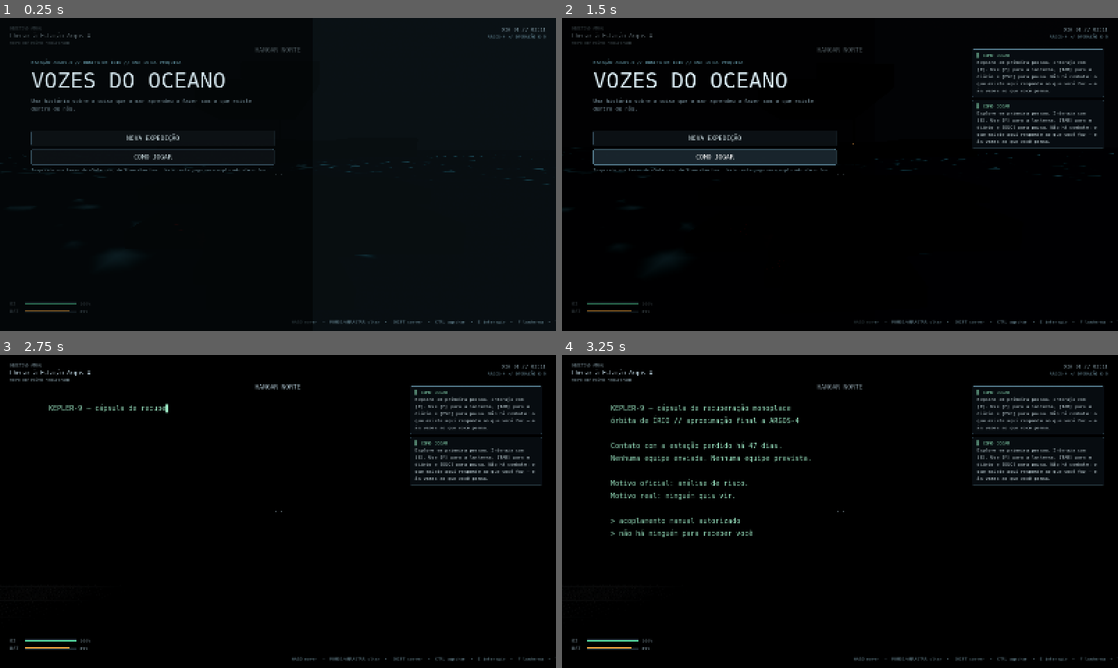
Above: before the commit, frames 1-4 (two rows, left to right).
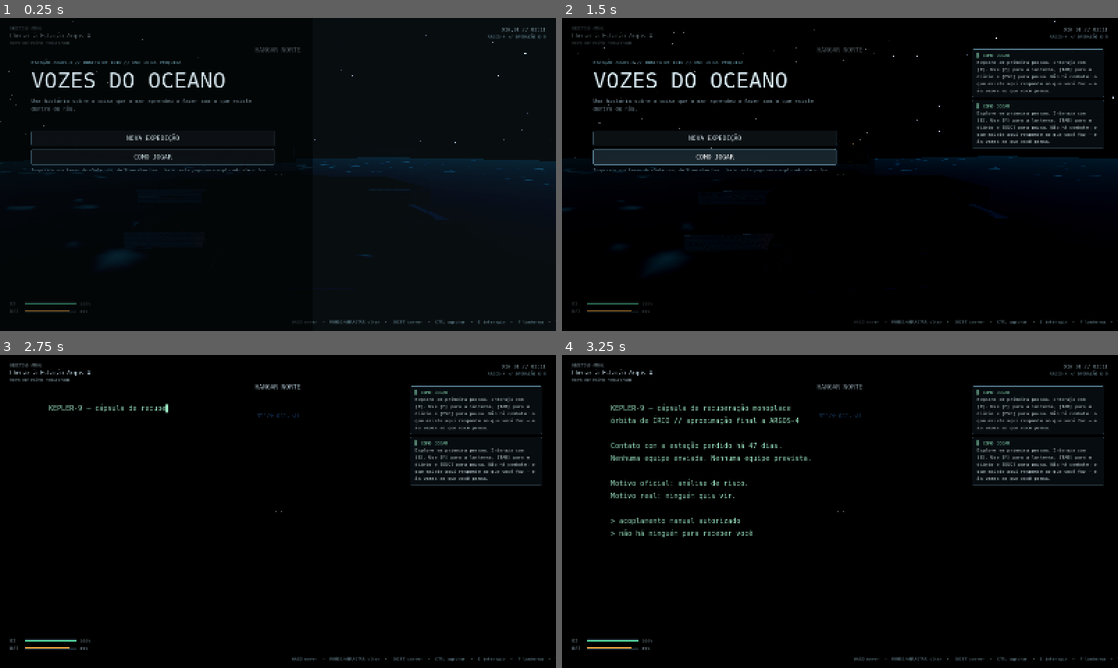
Above: after the commit, the same moments.

Repository: jvitorsi-dev/vozes-do-oceano
Game: Godot game, scene res://scenes/main.tscn
Same seed, same stepped clock (60 frames per second), same inputs: the game is played once before the commit and once after it.
Inputs (mouse positions are in pixels of both pictures, inside the frame that each line leads up to):
- Up to frame 1 (0.25 s): no input
- Up to frame 2 (1.5 s): click "COMO JOGAR" at 0.5 s; click "COMO JOGAR" at 1.25 s
- Up to frame 3 (2.75 s): click "NOVA EXPEDIÇÃO" at 2 s
- Up to frame 4 (3.25 s): tap Enter at 2.75 s; move the mouse to (962, 495) at 2.77 s; hold D (move_right) from 2.78 s (still down); hold Ctrl (crouch) from 2.78 s (still down); click (962, 495) at 2.92 s

The runs differ from the first frame. In frame 1, 1.3% of the frame differs, in the area x 0-100%, y 0-65%; in frame 2, 1.5%, in the area x 2-100%, y 0-70%; in frame 3, less than 0.1%; in frame 4, less than 0.1%.
Error before the commit: Invalid assignment of property or key 'glow_levels_1' with value of type 'float' on a base object of type 'Environment'. (res://scripts/main.gd:176)

Commit message:
Rodada 3: olhar por arrasto (funciona sem captura, inclusive no navegador), F1 recaptura, F3 diagnóstico na tela; texturas albedo+normal+ORM com triplanar e materiais por setor (cabines/depósito/refeitório/hangar/engenharia); SSAO/SSIL/SSR/neblina volumétrica; build web em preview/ para teste no navegador

Diff:
--- a/scripts/lib/materials.gd
+++ b/scripts/lib/materials.gd
@@ -477,6 +477,52 @@
 				"stain": Color(0.45, 0.42, 0.36),
 			}
 			_apply(m, cfg13, 1.0, false)
+		"wall_blue":
+			# cabines da tripulação: pintura azul institucional, gasta nos cantos
+			var cb := {
+				"pattern": "panel", "size": SIZE, "step": 112, "thick": 4, "rivets": false,
+				"base": Color(0.205, 0.250, 0.330), "seed": 83, "rough": 0.74, "metal": 0.12,
+				"grime": 0.30, "wear": 0.14, "bump": 1.4,
+				"stain": Color(0.09, 0.11, 0.15),
+			}
+			_apply(m, cb, 2.2, true)
+		"wall_rust":
+			# depósito: chapa muito castigada, ferrugem velha escorrida
+			var cr := {
+				"pattern": "rust", "rust_amount": 0.62, "size": SIZE,
+				"base": Color(0.275, 0.250, 0.215), "seed": 89, "rough": 0.88, "metal": 0.35,
+				"grime": 0.34, "wear": 0.10, "bump": 1.7,
+				"rust_color": Color(0.32, 0.155, 0.065),
+				"stain": Color(0.10, 0.085, 0.065),
+			}
+			_apply(m, cr, 1.8, true)
+		"tile_wall":
+			# refeitório / enfermaria: azulejo esmaltado, encardido nas juntas
+			var ct := {
+				"pattern": "tile", "size": SIZE, "step": 64,
+				"base": Color(0.720, 0.740, 0.715), "seed": 97, "rough": 0.30, "metal": 0.02,
+				"grime": 0.34, "wear": 0.08, "bump": 1.5,
+				"stain": Color(0.40, 0.40, 0.36),
+			}
+			_apply(m, ct, 1.6, true)
+		"floor_plate":
+			# piso de chapa estampada do hangar e da engenharia
+			var cp := {
+				"pattern": "panel", "size": SIZE, "step": 40, "thick": 5, "rivets": true,
+				"base": Color(0.205, 0.215, 0.225), "seed": 101, "rough": 0.46, "metal": 0.62,
+				"grime": 0.30, "wear": 0.16, "bump": 2.0,
+				"stain": Color(0.075, 0.08, 0.085),
+			}
+			_apply(m, cp, 1.4, true)
+		"panel_green":
+			# armários e consoles: verde-oliva militar
+			var cg := {
+				"pattern": "panel", "size": SIZE, "step": 96, "thick": 3, "rivets": true,
+				"base": Color(0.225, 0.255, 0.205), "seed": 103, "rough": 0.70, "metal": 0.18,
+				"grime": 0.28, "wear": 0.14, "bump": 1.5,
+				"stain": Color(0.10, 0.12, 0.09),
+			}
+			_apply(m, cg, 1.6, true)
 		"paint_red":
 			_flat_painted(m, Color(0.42, 0.10, 0.08), 77)
 		"paint_blue":
--- a/scripts/main.gd
+++ b/scripts/main.gd
@@ -173,9 +173,9 @@
 	e.volumetric_fog_length = 64.0
 	e.volumetric_fog_ambient_inject = 0.4
 	# brilho mais fotográfico
-	e.glow_levels_1 = 0.4
-	e.glow_levels_3 = 0.6
-	e.glow_levels_5 = 0.7
+	e.set_glow_level(1, 0.4)
+	e.set_glow_level(3, 0.6)
+	e.set_glow_level(5, 0.7)
 	e.glow_map_strength = 0.45
 	we.environment = e
 	add_child(we)
--- a/scripts/world/station.gd
+++ b/scripts/world/station.gd
@@ -167,7 +167,7 @@
 	# ---- DEPÓSITO / OFICINA (oeste)
 	_mk(root, "Deposito", -40.0, -10.0, -18.0, 10.0, D1, 3.4, {
 		"name": "Deposito",
-		"wall": Mats.get_mat("wall_dark"),
+		"wall": Mats.get_mat("wall_rust"),
 		"skip_walls": ["e"],
 		"pipes": true,
 		"lamps": _lamp_row(false, -8.0, 8.0, -30.0, 3, true),
@@ -193,7 +193,8 @@
 	# ---- CABINES (leste)
 	_mk(root, "Cabines", 18.0, -12.0, 38.0, 12.0, D1, 3.4, {
 		"name": "Cabines",
-		"wall": Mats.get_mat("wall"),
+		"wall": Mats.get_mat("wall_blue"),
+		"floor": Mats.get_mat("floor_plate"),
 		"skip_walls": ["w"],
 		"lamps": _lamp_row(false, -10.0, 10.0, 28.0, 3, true),
 	}, "cabines", "CABINES DA TRIPULAÇÃO")
@@ -217,7 +218,7 @@
 	# ---- REFEITÓRIO (sul) com a janela sul
 	_mk(root, "Refeitorio", -12.0, 18.0, 12.0, 40.0, D1, 4.2, {
 		"name": "Refeitorio",
-		"wall": Mats.get_mat("wall"),
+		"wall": Mats.get_mat("tile_wall"),
 		"skip_walls": ["n"],
 		"windows": [{"side": "s", "at": 0.0, "w": 15.0, "h": 3.1, "base": 0.7, "type": "big"}],
 		"lamps": _lamp_row(true, -10.0, 10.0, 30.0, 3, true),
@@ -323,6 +324,7 @@
 	_mk(root, "Laboratorios", -14.0, -38.0, 14.0, -18.0, D2, 3.6, {
 		"name": "Laboratorios",
 		"wall": Mats.get_mat("wall"),
+		"floor": Mats.get_mat("floor_plate"),
 		"skip_walls": ["s"],
 		"lamps": _lamp_row(true, -12.0, 12.0, -28.0, 3, false, 0.25),
 	}, "lab", "LABORATÓRIOS DE XENOBIOLOGIA")
@@ -340,6 +342,7 @@
 	_mk(root, "Engenharia", 18.0, -12.0, 38.0, 12.0, D2, 4.0, {
 		"name": "Engenharia",
 		"wall": Mats.get_mat("wall_dark"),
+		"floor": Mats.get_mat("floor_plate"),
 		"skip_walls": ["w"],
 		"pipes": true,
 		"lamps": _lamp_row(false, -10.0, 10.0, 30.0, 3, false, 0.3),
@@ -366,7 +369,7 @@
 	# ---- ENFERMARIA
 	_mk(root, "Enfermaria", -12.0, 18.0, 12.0, 36.0, D2, 3.4, {
 		"name": "Enfermaria",
-		"wall": Mats.get_mat("wall"),
+		"wall": Mats.get_mat("tile_wall"),
 		"skip_walls": ["n"],
 		"lamps": _lamp_row(true, -10.0, 10.0, 27.0, 3, false, 0.25),
 	}, "enfermaria", "ENFERMARIA")
Not shown, changed: export_presets.cfg
Not shown, changed: docs/MANUAL-DE-JOGO.md
Not shown, changed: docs/RELATORIO-PLAYTEST.md
